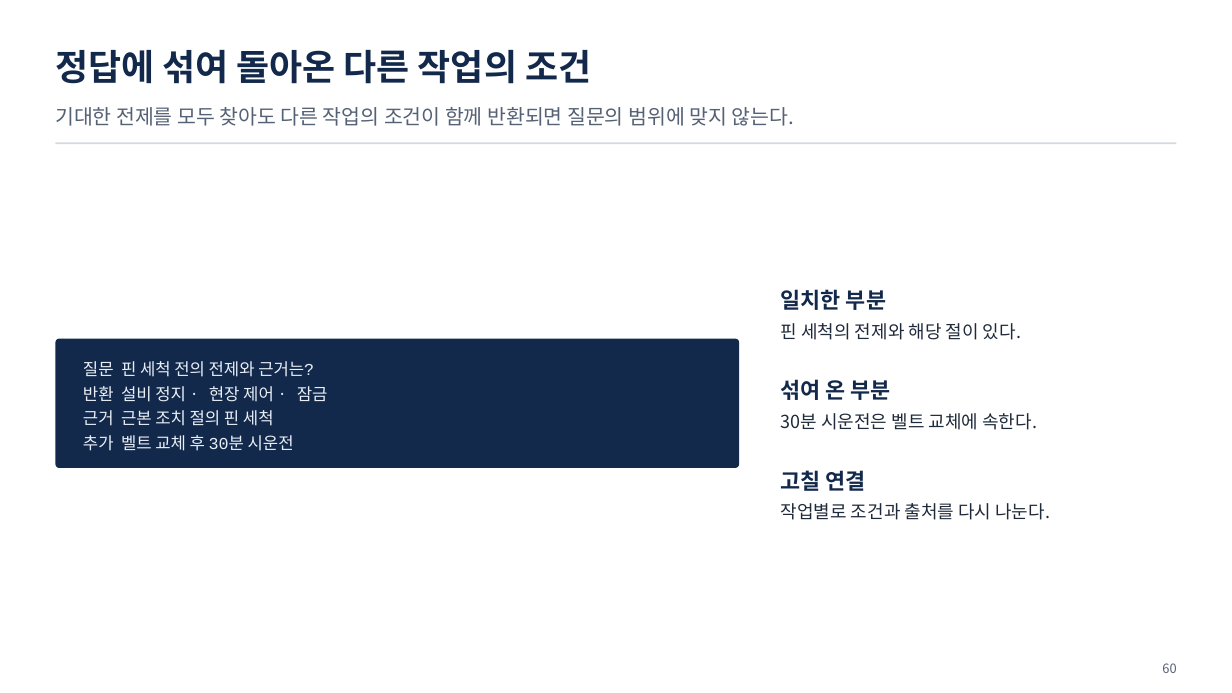
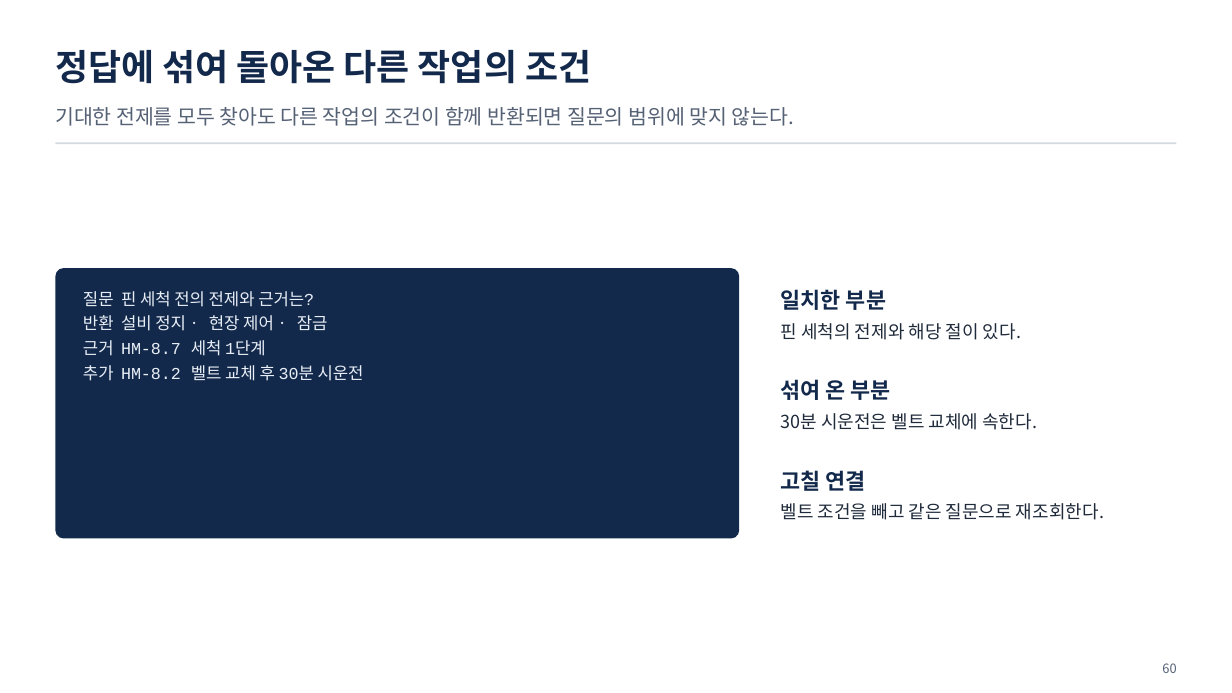
Before and after one commit to uengine-oss/hyd-iot-edu, a slide deck: slide 60 of workspace/강의제작/산출물/통합반/이론/04회차/통합반_04일차.pptx. Drawn at 1232x693 pixels with LibreOffice and Linux fonts; fonts in the diff are those of the drawing. Boxes give left, top, right and bottom in pixels: in the first picture for what was removed or moved away, otherwise in the second. Text is boxed around its words. In the diff, an @@ line names an element or a change of style, - is before the commit and + after.

Commit message:
통합반 4회차 56~66장 원문·조회 경계와 현장 승인 설명을 고치고 실제 렌더·낭독을 검증한다

```diff
--- a/workspace/강의제작/산출물/통합반/이론/04회차/통합반_04일차.pptx
+++ b/workspace/강의제작/산출물/통합반/이론/04회차/통합반_04일차.pptx
@@ rounded rectangle: place and size @@
-rounded rectangle at (55,339,739,469)
+rounded rectangle at (55,268,739,539)
@@ text "질문 핀 세척 전의 전제와 ...": place and size @@
-text "질문 핀 세척 전의 전제와 ..." at (83,361,328,451)
+text "질문 핀 세척 전의 전제와 ..." at (83,291,364,381)
@@ text at (83,340,364,381): text changed @@
-근거 근본 조치 절의 핀 세척
-추가 벨트 교체 후 30분 시운전
+근거 HM-8.7 세척 1단계
+추가 HM-8.2 벨트 교체 후 30분 시운전
@@ text at (781,503,1104,520): text changed @@
-작업별로 조건과 출처를 다시 나눈다.
+벨트 조건을 빼고 같은 질문으로 재조회한다.
```
Also in this commit, not shown: 10 other slides changed, 29 other files.
